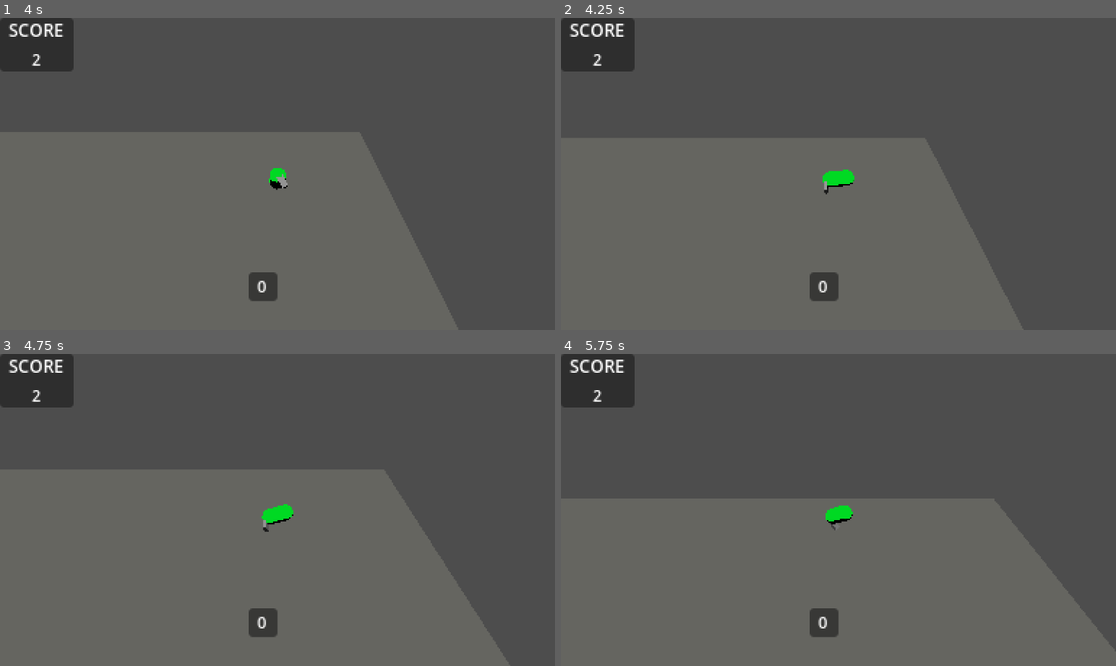
Above: before the commit, frames 1-4 (two rows, left to right).
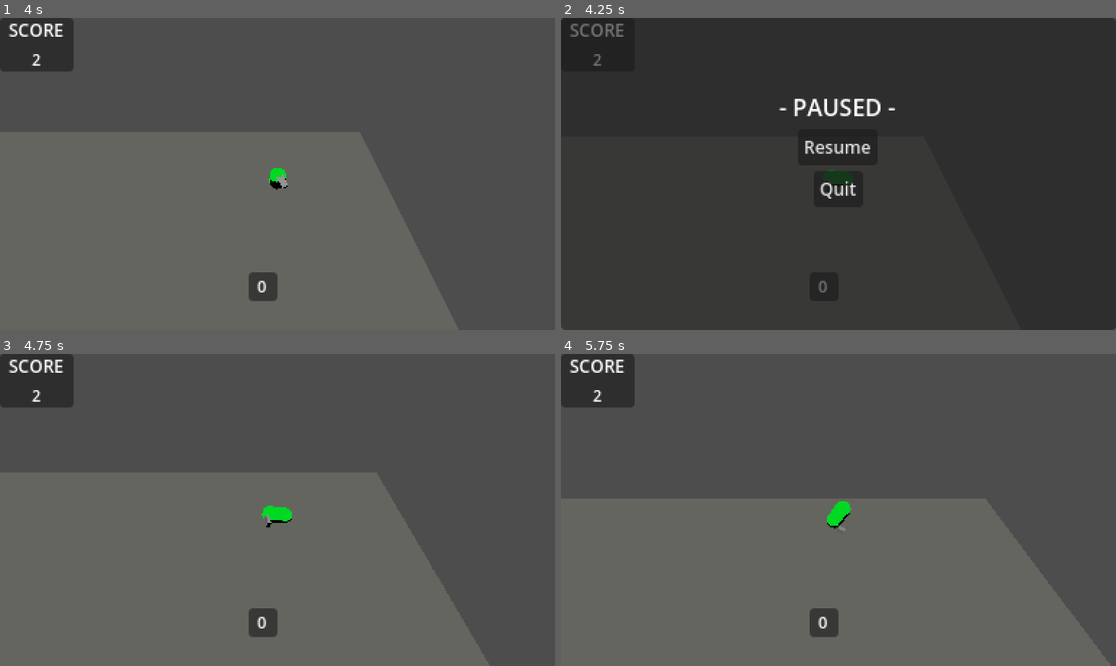
Above: after the commit, the same moments.

Repository: nschwei/PondScum
Game: Godot game, scene res://Scenes/GreyBox.tscn
Same seed, same stepped clock (60 frames per second), same inputs: the game is played once before the commit and once after it.
Inputs (mouse positions are in pixels of both pictures, inside the frame that each line leads up to):
- Up to frame 1 (4 s): move the mouse to (399, 158) at 0.52 s; press the mouse at (399, 158) at 0.53 s; hold D (move_right) 0.53-1.28 s; tap Space (jump) at 0.77, 1.52, 3.02, 3.77 s; move the mouse to (166, 189) at 1.27 s; release the mouse at (166, 189) at 1.28 s; hold S (move_back) 1.28-2.03 s; click (166, 189) at 1.35 s; move the mouse to (333, 105) at 2.02 s; press the mouse at (333, 105) at 2.03 s; hold D (move_right) 2.03-2.78 s; move the mouse to (249, 236) at 2.77 s; release the mouse at (249, 236) at 2.78 s; hold W (move_forward) 2.78-3.53 s; click (249, 236) at 2.85 s; move the mouse to (444, 220) at 3.52 s; press the mouse at (444, 220) at 3.53 s; hold A (move_left) from 3.53 s (still down)
- Up to frame 2 (4.25 s): keep holding A (move_left); tap Escape (pause, bound only after the commit) at 4.15 s
- Up to frame 3 (4.75 s): release A (move_left) at 4.25 s; release the mouse at (444, 556) at 4.25 s; click (277, 481) at 4.25 s, where only the run after the commit has a clickable "Resume"
- Up to frame 4 (5.75 s): move the mouse to (672, 463) at 5.02 s; hold A (move_left) from 5.03 s (still down); click (672, 463) at 5.1 s; tap Space (jump) at 5.27 s

Frame 1 is identical in both runs. In frame 2, 97% of the frame differs, in the area x 0-100%, y 0-100%; in frame 3, 0.1%; in frame 4, 0.2%.

Commit message:
simple pause menu

Diff:
--- a/Scenes/CanvasLayer.gd
+++ b/Scenes/CanvasLayer.gd
@@ -1,9 +1,9 @@
 extends CanvasLayer
-
 
 @onready var total_score = $TotalScorePanel/MarginContainer/VBoxContainer/TotalScore
 @onready var current_score = $CurrentScorePanel/MarginContainer/CurrentScore
 @onready var current_score_panel = $CurrentScorePanel
+@onready var pause_menu = $PausePanel
 
 # Called when the node enters the scene tree for the first time.
 func _ready():
@@ -12,8 +12,15 @@
 
 # Called every frame. 'delta' is the elapsed time since the previous frame.
 func _process(delta):
-	pass
+	check_toggle_pause()
 
+func pause():
+	pause_menu.visible = !pause_menu.visible
+	get_tree().paused = !get_tree().paused
+
+func check_toggle_pause():
+	if Input.is_action_just_pressed("pause"):
+		pause()
 
 func _on_player_score_points(points, bonus_string):
 	# Add to the total score with the new trick score
@@ -37,3 +44,10 @@
 	# Show the current score for the ongoing trick
 	current_score_panel.visible = true
 	current_score.text = str(points)
+
+func _on_resume_pressed():
+	pause()
+	print("AAA")
+
+func _on_quit_pressed():
+	get_tree().quit()
--- a/Scenes/GreyBox.tscn
+++ b/Scenes/GreyBox.tscn
@@ -21,6 +21,7 @@
 script = ExtResource("1_q4rcx")
 
 [node name="PixelView" type="SubViewportContainer" parent="."]
+process_mode = 3
 texture_filter = 1
 anchors_preset = 15
 anchor_right = 1.0
@@ -32,6 +33,7 @@
 stretch_shrink = 3
 
 [node name="SubViewport" type="SubViewport" parent="PixelView"]
+process_mode = 1
 handle_input_locally = false
 size = Vector2i(384, 216)
 render_target_update_mode = 4
@@ -65,6 +67,7 @@
 mesh = SubResource("QuadMesh_dpoee")
 
 [node name="CanvasLayer" type="CanvasLayer" parent="PixelView/SubViewport"]
+process_mode = 3
 script = ExtResource("7_ykbr5")
 
 [node name="TotalScorePanel" type="PanelContainer" parent="PixelView/SubViewport/CanvasLayer"]
@@ -116,5 +119,46 @@
 horizontal_alignment = 1
 vertical_alignment = 1
 
+[node name="PausePanel" type="PanelContainer" parent="PixelView/SubViewport/CanvasLayer"]
+process_mode = 3
+visible = false
+anchors_preset = 15
+anchor_right = 1.0
+anchor_bottom = 1.0
+grow_horizontal = 2
+grow_vertical = 2
+
+[node name="MarginContainer" type="MarginContainer" parent="PixelView/SubViewport/CanvasLayer/PausePanel"]
+process_mode = 3
+layout_mode = 2
+theme_override_constants/margin_top = 50
+
+[node name="VBoxContainer" type="VBoxContainer" parent="PixelView/SubViewport/CanvasLayer/PausePanel/MarginContainer"]
+process_mode = 3
+layout_mode = 2
+
+[node name="Title" type="Label" parent="PixelView/SubViewport/CanvasLayer/PausePanel/MarginContainer/VBoxContainer"]
+process_mode = 3
+layout_mode = 2
+text = "- PAUSED -"
+horizontal_alignment = 1
+vertical_alignment = 1
+
+[node name="Resume" type="Button" parent="PixelView/SubViewport/CanvasLayer/PausePanel/MarginContainer/VBoxContainer"]
+process_mode = 3
+layout_mode = 2
+size_flags_horizontal = 4
+theme_override_font_sizes/font_size = 12
+text = "Resume"
+
+[node name="Quit" type="Button" parent="PixelView/SubViewport/CanvasLayer/PausePanel/MarginContainer/VBoxContainer"]
+process_mode = 3
+layout_mode = 2
+size_flags_horizontal = 4
+theme_override_font_sizes/font_size = 12
+text = "Quit"
+
 [connection signal="score_points" from="PixelView/SubViewport/Level/Player" to="PixelView/SubViewport/CanvasLayer" method="_on_player_score_points"]
 [connection signal="trick_score" from="PixelView/SubViewport/Level/Player" to="PixelView/SubViewport/CanvasLayer" method="_on_player_trick_score"]
+[connection signal="pressed" from="PixelView/SubViewport/CanvasLayer/PausePanel/MarginContainer/VBoxContainer/Resume" to="PixelView/SubViewport/CanvasLayer" method="_on_resume_pressed"]
+[connection signal="pressed" from="PixelView/SubViewport/CanvasLayer/PausePanel/MarginContainer/VBoxContainer/Quit" to="PixelView/SubViewport/CanvasLayer" method="_on_quit_pressed"]
--- a/project.godot
+++ b/project.godot
@@ -52,6 +52,11 @@
 "events": [Object(InputEventKey,"resource_local_to_scene":false,"resource_name":"","device":-1,"window_id":0,"alt_pressed":false,"shift_pressed":false,"ctrl_pressed":false,"meta_pressed":false,"pressed":false,"keycode":0,"physical_keycode":81,"key_label":0,"unicode":113,"echo":false,"script":null)
 ]
 }
+pause={
+"deadzone": 0.5,
+"events": [Object(InputEventKey,"resource_local_to_scene":false,"resource_name":"","device":-1,"window_id":0,"alt_pressed":false,"shift_pressed":false,"ctrl_pressed":false,"meta_pressed":false,"pressed":false,"keycode":0,"physical_keycode":4194305,"key_label":0,"unicode":0,"echo":false,"script":null)
+]
+}
 
 [rendering]
 
